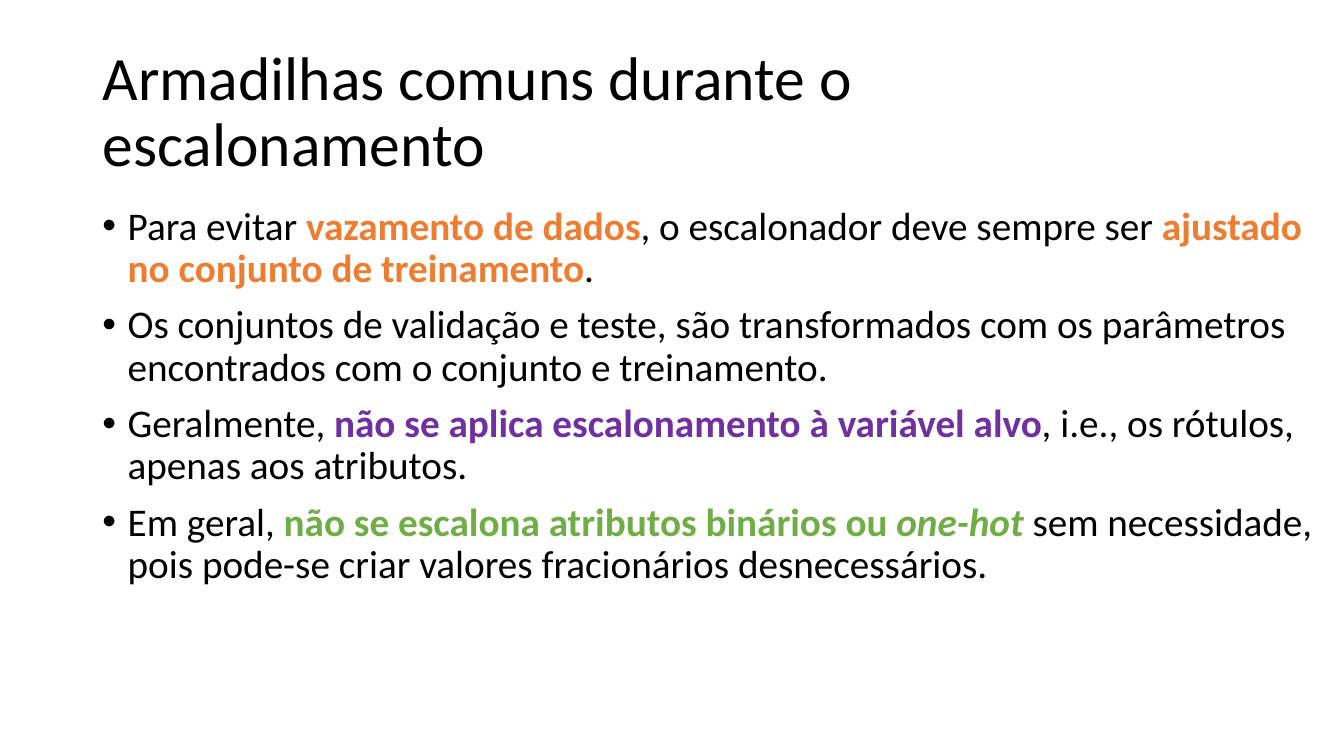
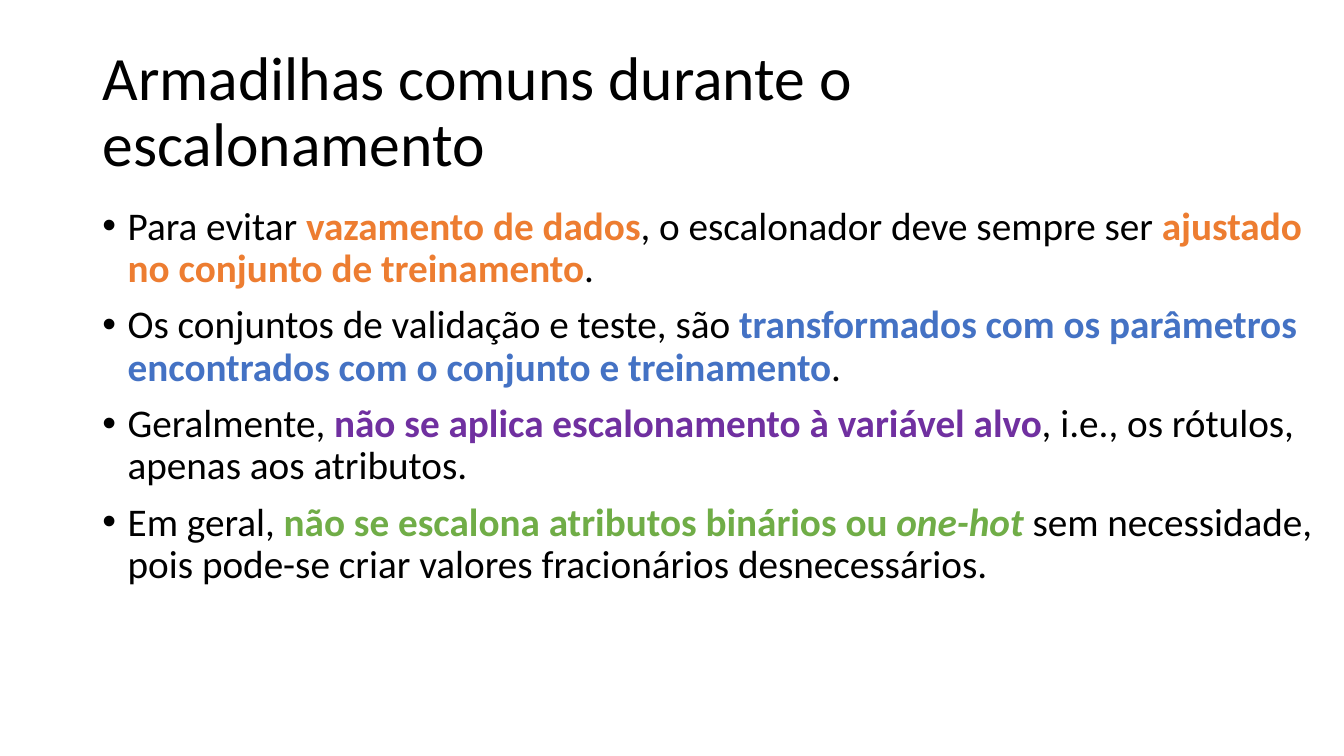
Before and after one commit to zz4fap/c24_inteligencia_artificial, a slide deck: slide 25 of slides/C24_Transformações.pptx. Drawn at 1344x756 pixels with LibreOffice and Linux fonts; fonts in the diff are those of the drawing. Boxes give left, top, right and bottom in pixels: in the first picture for what was removed or moved away, otherwise in the second. Text is boxed around its words. In the diff, an @@ line names an element or a change of style, - is before the commit and + after.

```diff
--- a/slides/C24_Transformações.pptx
+++ b/slides/C24_Transformações.pptx
@@ text at (128,310,1297,388): text colour #000000 to #4472C4, bold on in "transformados com os parâmetros encontrados com o ..." @@
```
Also in this commit, not shown: 11 other slides changed, 1 other file.
